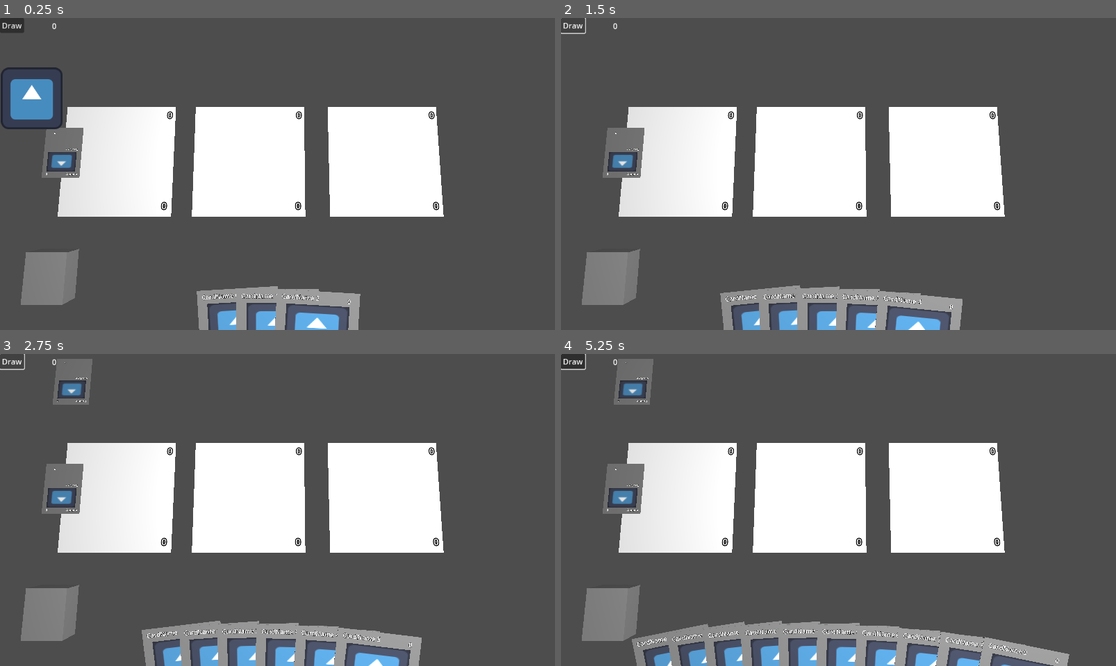
Above: before the commit, frames 1-4 (two rows, left to right).
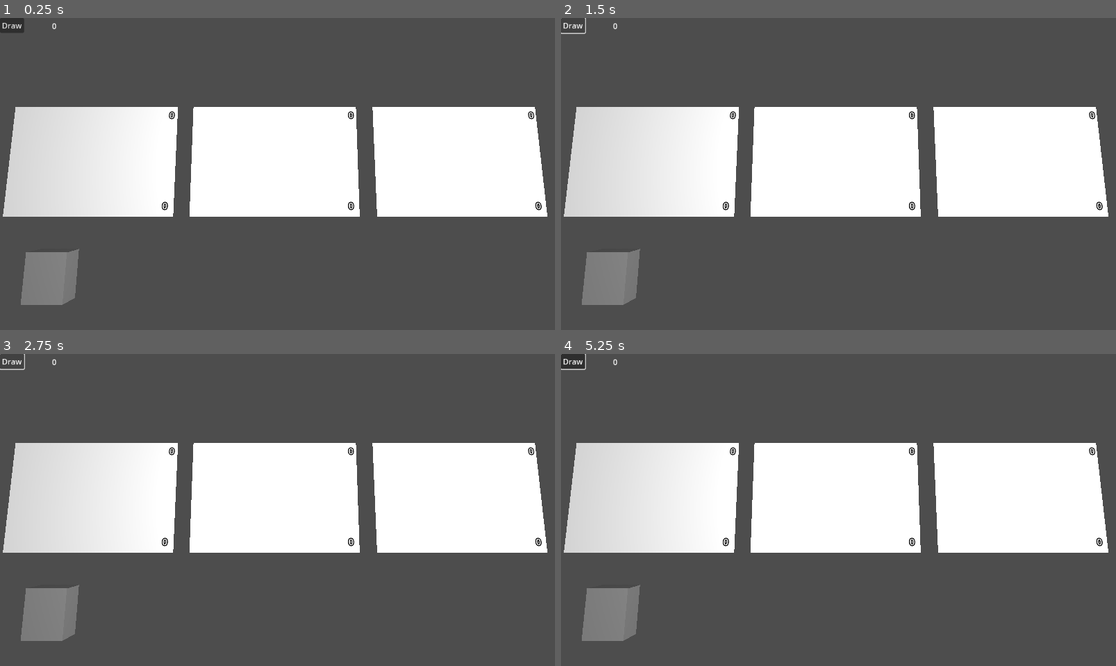
Above: after the commit, the same moments.

Repository: pyrovoice/CardGame
Game: Godot game, scene res://Game/scenes/game.tscn
Same seed, same stepped clock (60 frames per second), same inputs: the game is played once before the commit and once after it. The engine's default icon, where the game draws it, is replaced by a stand-in: a white triangle on a blue panel in a dark square.
Inputs (mouse positions are in pixels of both pictures, inside the frame that each line leads up to):
- Up to frame 1 (0.25 s): no input
- Up to frame 2 (1.5 s): click "Draw" at 0.5 s; click "Draw" at 1.25 s
- Up to frame 3 (2.75 s): click "Draw" at 2 s
- Up to frame 4 (5.25 s): tap Enter at 2.75, 4.25 s; move the mouse to (960, 494) at 2.77 s; click (960, 494) at 2.92 s; tap Space at 3.5, 5 s; drag from (727, 525) to (810, 572) at 3.52 s; move the mouse to (894, 441) at 4.27 s; click (894, 441) at 4.42 s; drag from (810, 572) to (672, 463) at 5.02 s

The runs differ from the first frame. In frame 1, 18% of the frame differs, in the area x 0-99%, y 15-100%; in frame 2, 18%; in frame 3, 20%; in frame 4, 22%, in the area x 0-99%, y 1-100%.
Error after the commit: Parse Error: Could not find type "CombatantFightingSpot" in the current scope. (res://Game/scripts/game.gd:44)

Commit message:
Play card at locations done

Diff:
--- a/Game/scenes/Card.tscn
+++ b/Game/scenes/Card.tscn
@@ -1,7 +1,10 @@
-[gd_scene load_steps=7 format=3 uid="uid://dr51qu20aa77"]
+[gd_scene load_steps=8 format=3 uid="uid://dr51qu20aa77"]
 
 [ext_resource type="Script" uid="uid://m81mshlqb0l7" path="res://Game/scripts/Card.gd" id="1_p5v87"]
 [ext_resource type="Texture2D" uid="uid://bvhgqh6fy2vbd" path="res://icon.svg" id="2_mwea7"]
+
+[sub_resource type="BoxShape3D" id="BoxShape3D_mwea7"]
+size = Vector3(0.66, 0.05, 0.55)
 
 [sub_resource type="StandardMaterial3D" id="StandardMaterial3D_mwea7"]
 albedo_color = Color(0.47788, 0.47788, 0.47788, 1)
@@ -22,7 +25,10 @@
 [node name="Card" type="Node3D"]
 script = ExtResource("1_p5v87")
 
-[node name="CardRepresentation" type="Node3D" parent="."]
+[node name="CardRepresentation" type="StaticBody3D" parent="."]
+
+[node name="CollisionShape3D" type="CollisionShape3D" parent="CardRepresentation"]
+shape = SubResource("BoxShape3D_mwea7")
 
 [node name="background" type="MeshInstance3D" parent="CardRepresentation"]
 mesh = SubResource("BoxMesh_6dqto")
--- a/Game/scenes/combat_zone.tscn
+++ b/Game/scenes/combat_zone.tscn
@@ -1,37 +1,49 @@
 [gd_scene load_steps=6 format=3 uid="uid://daynfobgnbdrp"]
 
 [ext_resource type="Script" uid="uid://fqb7xp4n6x0r" path="res://Game/scripts/combat_zone.gd" id="1_wucjk"]
-[ext_resource type="PackedScene" uid="uid://cj3soc5hs2x1t" path="res://Game/scenes/grid_container.tscn" id="2_220xv"]
+[ext_resource type="PackedScene" uid="uid://xlhxj0iq2gna" path="res://Game/scenes/combatantFightingSpot.tscn" id="2_ulpi2"]
 
-[sub_resource type="ConvexPolygonShape3D" id="ConvexPolygonShape3D_wucjk"]
-points = PackedVector3Array(-1, 0, -1, -1, 0, 1, 1, 0, -1, 1, 0, 1)
+[sub_resource type="BoxShape3D" id="BoxShape3D_ulpi2"]
+size = Vector3(2, 0.05, 2)
 
 [sub_resource type="StandardMaterial3D" id="StandardMaterial3D_vc2ns"]
 
 [sub_resource type="QuadMesh" id="QuadMesh_w3xpy"]
 material = SubResource("StandardMaterial3D_vc2ns")
-size = Vector2(2, 2)
+size = Vector2(3, 2)
 orientation = 1
 
 [node name="StaticBody3D" type="StaticBody3D"]
 script = ExtResource("1_wucjk")
 
 [node name="CollisionShape3D" type="CollisionShape3D" parent="."]
-shape = SubResource("ConvexPolygonShape3D_wucjk")
+shape = SubResource("BoxShape3D_ulpi2")
 
 [node name="combatZone" type="MeshInstance3D" parent="."]
 mesh = SubResource("QuadMesh_w3xpy")
 
-[node name="opponentContainer" parent="." instance=ExtResource("2_220xv")]
-transform = Transform3D(-1, 0, -8.74228e-08, 0, 1, 0, 8.74228e-08, 0, -1, -0.905972, 0, -0.123488)
-
-[node name="allyContainer" parent="." instance=ExtResource("2_220xv")]
-transform = Transform3D(1, 0, 0, 0, 1, 0, 0, 0, 1, -0.905972, 0, 0.0985689)
-
 [node name="OpponentTotalStrength" type="Label3D" parent="."]
-transform = Transform3D(1, 0, 0, 0, -4.37114e-08, -1, 0, 1, -4.37114e-08, 0.901028, 0.01, -0.828396)
+transform = Transform3D(1, 0, 0, 0, -4.37114e-08, -1, 0, 1, -4.37114e-08, 1.39897, 0.01, -0.828396)
 text = "0"
 
 [node name="AllyTotalStrength" type="Label3D" parent="."]
-transform = Transform3D(1, 0, 0, 0, -4.37114e-08, 1, 0, -1, -4.37114e-08, 0.871713, 0.01, 0.809041)
+transform = Transform3D(1, 0, 0, 0, -4.37114e-08, 1, 0, -1, -4.37114e-08, 1.34905, 0.01, 0.809041)
 text = "0"
+
+[node name="EnnemySpot1" parent="." instance=ExtResource("2_ulpi2")]
+transform = Transform3D(1, 0, 0, 0, 1, 0, 0, 0, 1, -0.977626, 0, -0.484517)
+
+[node name="EnnemySpot2" parent="." instance=ExtResource("2_ulpi2")]
+transform = Transform3D(1, 0, 0, 0, 1, 0, 0, 0, 1, 0.0249671, 0, -0.488753)
+
+[node name="EnnemySpot3" parent="." instance=ExtResource("2_ulpi2")]
+transform = Transform3D(1, 0, 0, 0, 1, 0, 0, 0, 1, 0.950427, 0, -0.488753)
+
+[node name="AllySpot1" parent="." instance=ExtResource("2_ulpi2")]
+transform = Transform3D(1, 0, 0, 0, 1, 0, 0, 0, 1, -0.977626, 0, 0.479747)
+
+[node name="AllySpot2" parent="." instance=ExtResource("2_ulpi2")]
+transform = Transform3D(1, 0, 0, 0, 1, 0, 0, 0, 1, 0.0249671, 0, 0.47551)
+
+[node name="AllySpot3" parent="." instance=ExtResource("2_ulpi2")]
+transform = Transform3D(1, 0, 0, 0, 1, 0, 0, 0, 1, 0.950427, 0, 0.47551)
--- a/Game/scenes/game.tscn
+++ b/Game/scenes/game.tscn
@@ -1,11 +1,10 @@
-[gd_scene load_steps=9 format=3 uid="uid://bkqg746td2asx"]
+[gd_scene load_steps=8 format=3 uid="uid://bkqg746td2asx"]
 
 [ext_resource type="Script" uid="uid://dsb1ch8a7q1og" path="res://Game/scripts/game.gd" id="1_7475e"]
 [ext_resource type="PackedScene" uid="uid://dnt4p0i1i5qk1" path="res://Game/scenes/Deck.tscn" id="1_ds5t7"]
 [ext_resource type="PackedScene" uid="uid://daynfobgnbdrp" path="res://Game/scenes/combat_zone.tscn" id="2_w3xpy"]
 [ext_resource type="Script" uid="uid://bj67ghukul3cy" path="res://Game/scripts/player_control.gd" id="4_w3xpy"]
 [ext_resource type="PackedScene" uid="uid://dr51qu20aa77" path="res://Game/scenes/Card.tscn" id="5_jik8v"]
-[ext_resource type="Texture2D" uid="uid://bvhgqh6fy2vbd" path="res://icon.svg" id="6_2jiha"]
 
 [sub_resource type="BoxShape3D" id="BoxShape3D_vc2ns"]
 size = Vector3(20, 20, 0.01)
@@ -16,13 +15,13 @@
 script = ExtResource("1_7475e")
 
 [node name="combatZone" parent="." instance=ExtResource("2_w3xpy")]
-transform = Transform3D(1, 0, 0, 0, 1, 0, 0, 0, 1, -2.93488, 0.001, 0)
+transform = Transform3D(1, 0, 0, 0, 1, 0, 0, 0, 1, -3.39798, 0.001, 0)
 
 [node name="combatZone2" parent="." instance=ExtResource("2_w3xpy")]
-transform = Transform3D(1, 0, 0, 0, 1, 0, 0, 0, 1, -0.569379, 0.001, 0)
+transform = Transform3D(1, 0, 0, 0, 1, 0, 0, 0, 1, -0.111934, 0.001, 0)
 
 [node name="combatZone3" parent="." instance=ExtResource("2_w3xpy")]
-transform = Transform3D(1, 0, 0, 0, 1, 0, 0, 0, 1, 1.86611, 0.001, 0)
+transform = Transform3D(1, 0, 0, 0, 1, 0, 0, 0, 1, 3.19473, 0.001, 0)
 
 [node name="Deck" parent="." instance=ExtResource("1_ds5t7")]
 transform = Transform3D(1, 0, 0, 0, 1, 0, 0, 0, 1, -3.785, 0.15827, 1.93933)
@@ -103,6 +102,5 @@
 offset_top = 103.0
 offset_right = 208.0
 offset_bottom = 463.0
-texture = ExtResource("6_2jiha")
 expand_mode = 1
 stretch_mode = 2
--- a/Game/scripts/Card.gd
+++ b/Game/scripts/Card.gd
@@ -80,7 +80,6 @@
 	while card_representation.position.distance_to(Vector3.ZERO) > 0.1:
 		await move_to_position(Vector3.ZERO, 10)
 	card_representation.rotation_degrees.x = 90
-	angleInHand = card_representation.rotation_degrees
 
 
 func move_to_position(target: Vector3, speed: float) -> void:
--- a/Game/scripts/combat_zone.gd
+++ b/Game/scripts/combat_zone.gd
@@ -5,20 +5,32 @@
 @onready var opponent_container: GridContainer3D = $opponentContainer
 @onready var opponent_total_strength: Label3D = $OpponentTotalStrength
 @onready var ally_total_strength: Label3D = $AllyTotalStrength
+var ennemySpots = []
+var allySpots = []
 
 func _ready() -> void:
-	getZone(true).child_entered_tree.connect(_on_child_change)
-	getZone(false).child_exiting_tree.connect(_on_child_change)
-
-func getZone(playerZone: bool) -> GridContainer3D:
-	return ally_container if playerZone else opponent_container
+	for i in range(1, 4):
+		for y in ["AllySpot", "EnnemySpot"]:
+			var arr = allySpots if y == "AllySpot" else ennemySpots
+			var c: CombatantFightingSpot = find_child(y+str(i))
+			c.onCardEnteredOrLeft.connect(_on_child_change)
+			arr.push_back(c)
 
 func _on_child_change(child: Node):
 	ally_total_strength.text = str(getTotalStrengthForSide(true))
 	opponent_total_strength.text = str(getTotalStrengthForSide(false))
 
+func getFirstEmptyLocation(playerSide: bool) -> CombatantFightingSpot:
+	var sideArray = allySpots if playerSide else ennemySpots
+	var filtered =  sideArray.filter(func(c:CombatantFightingSpot): return c.getCard() == null)
+	if filtered && filtered.size() > 0:
+		return filtered[0]
+	return null
+
 func getTotalStrengthForSide(playerSide: bool):
-	var totalAllies = 0
-	for c: Card in getZone(true if playerSide else false).get_children():
-		totalAllies += c.getPower()
-	return totalAllies
+	var total = 0
+	var sideArray = allySpots if playerSide else ennemySpots
+	for c: CombatantFightingSpot in sideArray:
+		var card = c.getCard()
+		total += 0 if card == null else card.cardData.power
+	return total
--- a/Game/scripts/game.gd
+++ b/Game/scripts/game.gd
@@ -26,8 +26,7 @@
 	createOpposingToken()
 
 func tryPlayCard(card: Card, _location: Node3D) -> bool:
-	if !_location || !(_location is CombatZone):
-		print(_location.name)
+	if !_location || !(_location is CombatantFightingSpot) || (_location as CombatantFightingSpot).getCard() != null:
 		return false
 
 	if isCardPlayable(card):
@@ -42,8 +41,8 @@
 func payCard(card: Card):
 	return true
 
-func playCard(card: Card, zone: CombatZone):
-	card.reparent(zone.getZone(true))
+func playCard(card: Card, zone: CombatantFightingSpot):
+	zone.setCard(card)
 	card.animatePlayedTo(zone.global_position + Vector3(0, 0.1, 0))
 	return true
 
@@ -82,7 +81,6 @@
 
 		# Calculate rotation for fan effect:
 		# Angle from -max_angle/2 to +max_angle/2 degrees across cards
-		print(lerp(max_angle_deg, -max_angle_deg, i / float(max(1.0, count - 1))))
 		var angle_deg = lerp(max_angle_deg, -max_angle_deg, i / float(max(1.0, count - 1)))
 		card.setRotation(Vector3(90, 0, 0), angle_deg)
 
@@ -99,5 +97,7 @@
 
 func createOpposingToken():
 	var card = CARD.instantiate()
-	combat_zone.getZone(false).add_child(card)
+	add_child(card)
 	card.setData(CardData.new("Ennemy", 0, CardData.CardType.CREATURE, 3, ""))
+	combat_zone.getFirstEmptyLocation(false).setCard(card, false)
+	card.makeSmall()
--- a/Game/scripts/player_control.gd
+++ b/Game/scripts/player_control.gd
@@ -22,23 +22,23 @@
 		return
 	else:
 		dragged_card = null
-	if !isMousePointerInHandZone():
-		return
-	var hover_range = 130
-	var lift_amount = 1
-	var closest_card = null
-	var closest_dist = hover_range + 1  # start bigger than range
-	var cards = player_hand.get_children()
-	var mouse_pos = get_viewport().get_mouse_position()
-	for card: Card in cards:
-		var card_screen_pos = camera.unproject_position(card.global_transform.origin)
-		var dist = mouse_pos.distance_to(card_screen_pos)
-		if dist < hover_range && dist < closest_dist:
-			closest_dist = dist
-			closest_card = card
-	if closest_card:
-		closest_card.popUp()
-		cardUnderMouse = closest_card
+	if isMousePointerInHandZone():
+		var hover_range = 130
+		var lift_amount = 1
+		var closest_card = null
+		var closest_dist = hover_range + 1  # start bigger than range
+		var cards = player_hand.get_children()
+		var mouse_pos = get_viewport().get_mouse_position()
+		for card: Card in cards:
+			var card_screen_pos = camera.unproject_position(card.global_transform.origin)
+			var dist = mouse_pos.distance_to(card_screen_pos)
+			if dist < hover_range && dist < closest_dist:
+				closest_dist = dist
+				closest_card = card
+		if closest_card:
+			closest_card.popUp()
+			cardUnderMouse = closest_card
+
 
 var dragged_card: Card = null
 func _input(event):
@@ -49,13 +49,15 @@
 			dragged_card = cardUnderMouse
 		else:
 			if !event.pressed && dragged_card && !isMousePointerInHandZone():
-				tryPlayCard.emit(dragged_card, getObjectUnderMouse())
+				tryPlayCard.emit(dragged_card, getObjectUnderMouse(CombatantFightingSpot))
 			dragged_card = null
 
 	if event is InputEventMouseButton && event.button_index == MOUSE_BUTTON_RIGHT:
 		if event.pressed && cardUnderMouse:
 			displayCardPopup.emit(cardUnderMouse)
 			showCardPopup(cardUnderMouse)
+		if event.pressed:
+			getObjectUnderMouse()
 
 func showCardPopup(card: Card):
 	if card == null:
@@ -90,24 +92,30 @@
 	else:
 		return Vector3.ZERO  # or null, or handle as needed
 
-func getObjectUnderMouse() -> Node3D:
+func getObjectUnderMouse(target_class = Node3D) -> Node3D:
 	var mouse_position = get_viewport().get_mouse_position()
 	var ray_origin = camera.project_ray_origin(mouse_position)
 	var ray_direction = camera.project_ray_normal(mouse_position)
-	var ray_end = ray_origin + ray_direction * 10000.0
+	var ray_end = ray_origin + ray_direction * 10.0  # long ray
 
 	var space_state = camera.get_world_3d().direct_space_state
 	var query = PhysicsRayQueryParameters3D.create(ray_origin, ray_end)
-	query.collide_with_areas = false
+	query.collide_with_areas = true
 	query.collide_with_bodies = true
-	query.collision_mask = 1
-
+	query.collision_mask = 0xFFFFFFFF
+	print("mouse_position ",mouse_position )
+	print("Origin ",ray_origin )
+	DebugDraw3D.draw_line(ray_origin, ray_end, Color.RED, 1000)
 	var result = space_state.intersect_ray(query)
-
-	if result and result.collider is Node3D:
-		return result.collider as Node3D
-	else:
-		return null  # Nothing under mouse or not a Node3D
+	var excludes = []
+	while result && !is_instance_of(result.collider, target_class):
+		print("Found ", result.collider)
+		excludes.push_back(result.collider)
+		query.exclude = excludes
+		result = space_state.intersect_ray(query)
+	if result && is_instance_of(result.collider, target_class):
+		return result.collider
+	return null
 
 func isMousePointerInHandZone() -> bool:
 	return get_viewport().get_mouse_position().y > HAND_ZONE_CUTTOFF
--- a/project.godot
+++ b/project.godot
@@ -15,6 +15,10 @@
 config/features=PackedStringArray("4.4", "GL Compatibility")
 config/icon="res://icon.svg"
 
+[debug_draw_3d]
+
+settings/addon_root_folder="res://addons/debug_draw_3d"
+
 [rendering]
 
 renderer/rendering_method="gl_compatibility"
Not shown, changed: README.txt
